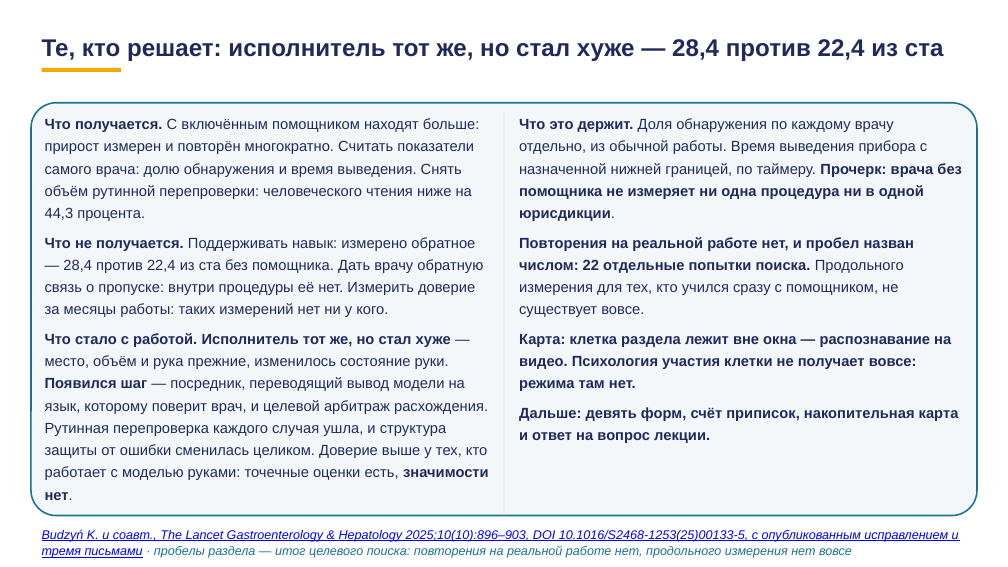
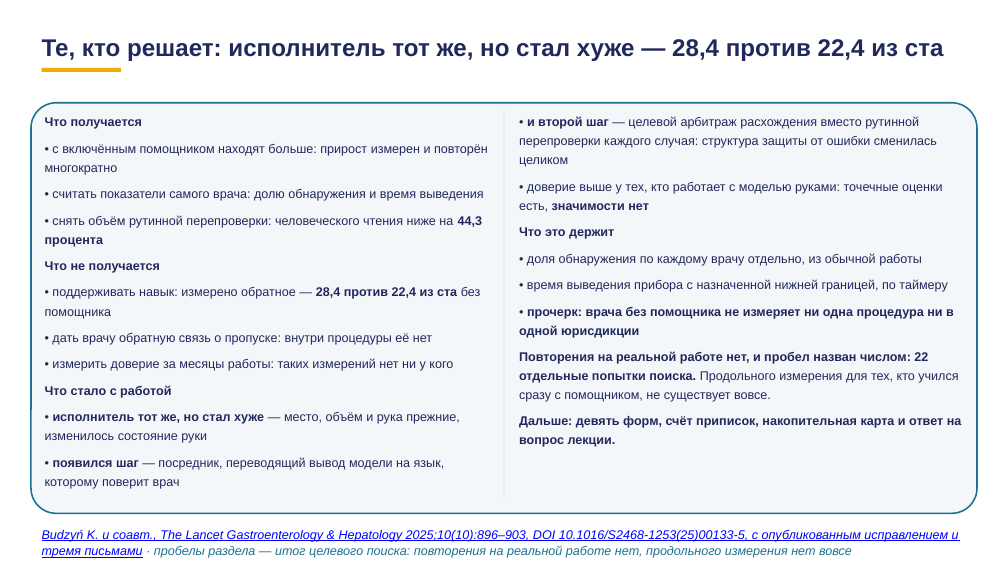
Before and after one commit to tellina-study/AI-usage-lessons, a slide deck: slide 98 of library/lectures/lec-07/rework/deck/lec-07-karkas.pptx (slide 91 before the commit). Drawn at 1008x567 pixels with LibreOffice and Linux fonts; fonts in the diff are those of the drawing. Boxes give left, top, right and bottom in pixels: in the first picture for what was removed or moved away, otherwise in the second. Text is boxed around its words. In the diff, an @@ line names an element or a change of style, - is before the commit and + after.

```diff
--- a/library/lectures/lec-07/rework/deck/lec-07-karkas.pptx
+++ b/library/lectures/lec-07/rework/deck/lec-07-karkas.pptx
@@ text at bbox=[45, 117, 488, 489]: text changed; size 14 to 12 pt @@
-Что получается. С включённым помощником находят больше: прирост измерен и повторён многократно. Считать показатели самого врача: долю обнаружения и время выведения. Снять объём рутинной перепроверки: человеческого чтения ниже на 44,3 процента.
-Что не получается. Поддерживать навык: измерено обратное — 28,4 против 22,4 из ста без помощника. Дать врачу обратную связь о пропуске: внутри процедуры её нет. Измерить доверие за месяцы работы: таких измерений нет ни у кого.
-Что стало с работой. Исполнитель тот же, но стал хуже — место, объём и рука прежние, изменилось состояние руки. Появился шаг — посредник, переводящий вывод модели на язык, которому поверит врач, и целевой арбитраж расхождения. Рутинная перепроверка каждого случая ушла, и структура защиты от ошибки сменилась целиком. Доверие выше у тех, кто работает с моделью руками: точечные оценки есть, значимости нет.
+Что получается
+• с включённым помощником находят больше: прирост измерен и повторён многократно
+• считать показатели самого врача: долю обнаружения и время выведения
+• снять объём рутинной перепроверки: человеческого чтения ниже на 44,3 процента
+Что не получается
+• поддерживать навык: измерено обратное — 28,4 против 22,4 из ста без помощника
+• дать врачу обратную связь о пропуске: внутри процедуры её нет
+• измерить доверие за месяцы работы: таких измерений нет ни у кого
+Что стало с работой
+• исполнитель тот же, но стал хуже — место, объём и рука прежние, изменилось состояние руки
+• появился шаг — посредник, переводящий вывод модели на язык, которому поверит врач
@@ rectangle: place and size @@
-rectangle at bbox=[504, 110, 504, 515]
+rectangle at bbox=[504, 110, 504, 498]
@@ text at bbox=[519, 116, 954, 338]: text changed; size 14 to 12 pt @@
-Что это держит. Доля обнаружения по каждому врачу отдельно, из обычной работы. Время выведения прибора с назначенной нижней границей, по таймеру. Прочерк: врача без помощника не измеряет ни одна процедура ни в одной юрисдикции.
+• и второй шаг — целевой арбитраж расхождения вместо рутинной перепроверки каждого случая: структура защиты от ошибки сменилась целиком
+• доверие выше у тех, кто работает с моделью руками: точечные оценки есть, значимости нет
+Что это держит
+• доля обнаружения по каждому врачу отдельно, из обычной работы
+• время выведения прибора с назначенной нижней границей, по таймеру
+• прочерк: врача без помощника не измеряет ни одна процедура ни в одной юрисдикции
@@ text at bbox=[519, 334, 951, 391]: paragraph removed @@
-Карта: клетка раздела лежит вне окна — распознавание на видео. Психология участия клетки не получает вовсе: режима там нет.
@@ text at bbox=[519, 351, 962, 447]: size 14 to 12 pt in "Повторения на реальной работе нет, и пробел ...", "Дальше: девять форм, счёт приписок, накопительная карта ..." @@
```
Also in this commit, not shown: 78 other slides changed, 10 slides added, 3 slides removed, 1 other file.
